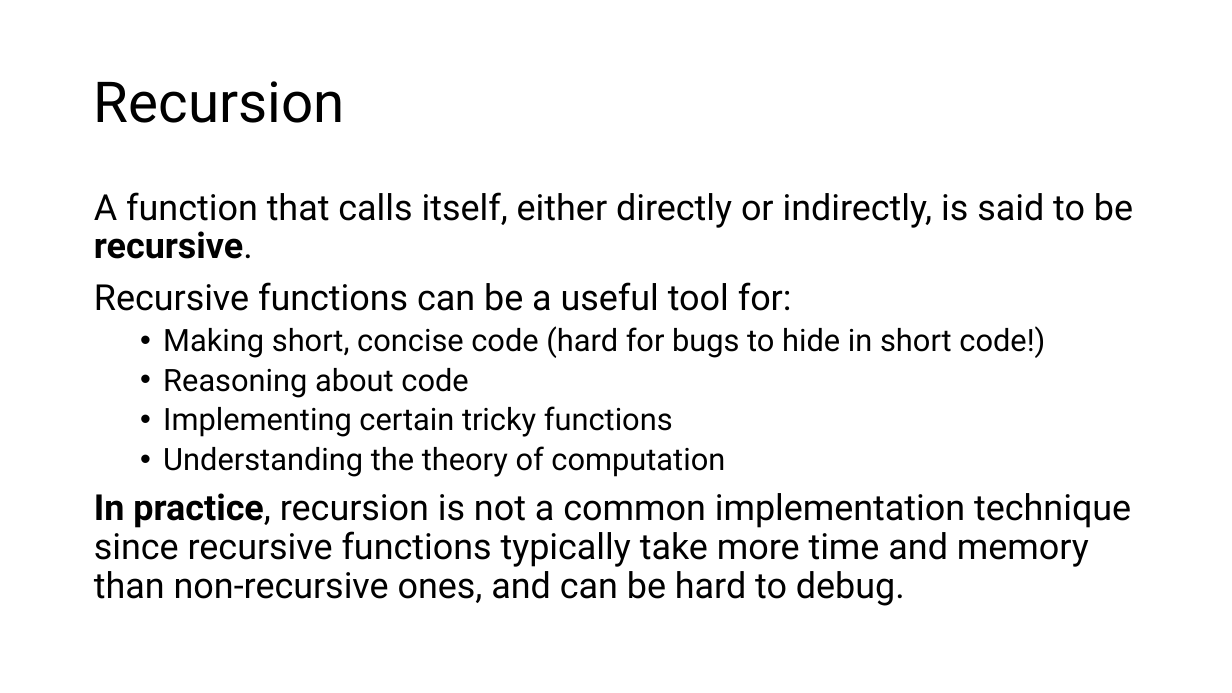
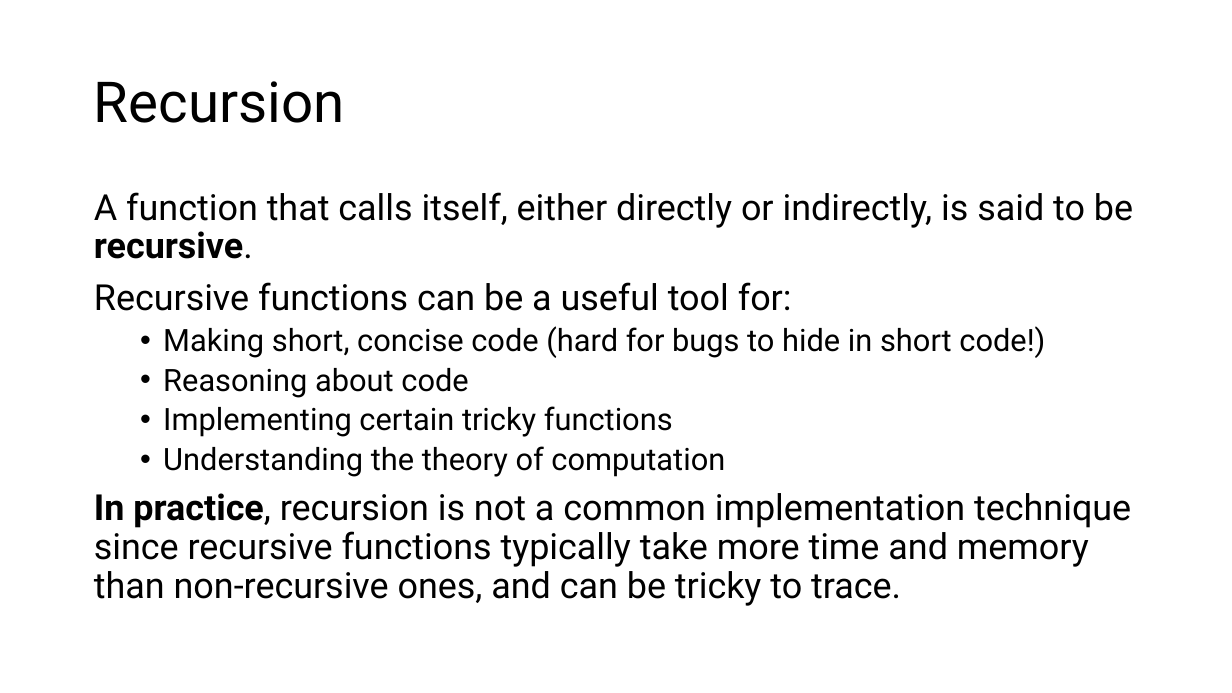
Before and after one commit to tjd1234/cmpt125spring2026, a slide deck: slide 44 of notes/week8/week8.pptx. Drawn at 1232x693 pixels with LibreOffice and Linux fonts; fonts in the diff are those of the drawing. Boxes give left, top, right and bottom in pixels: in the first picture for what was removed or moved away, otherwise in the second. Text is boxed around its words. In the diff, an @@ line names an element or a change of style, - is before the commit and + after.

```diff
--- a/notes/week8/week8.pptx
+++ b/notes/week8/week8.pptx
@@ text at [94,493,1131,606]: text changed @@
-In practice, recursion is not a common implementation technique since recursive functions typically take more time and memory than non-recursive ones, and can be hard to debug.
+In practice, recursion is not a common implementation technique since recursive functions typically take more time and memory than non-recursive ones, and can be tricky to trace.
```
Also in this commit, not shown: 21 other slides changed, 1 slide added, 2 other files.
